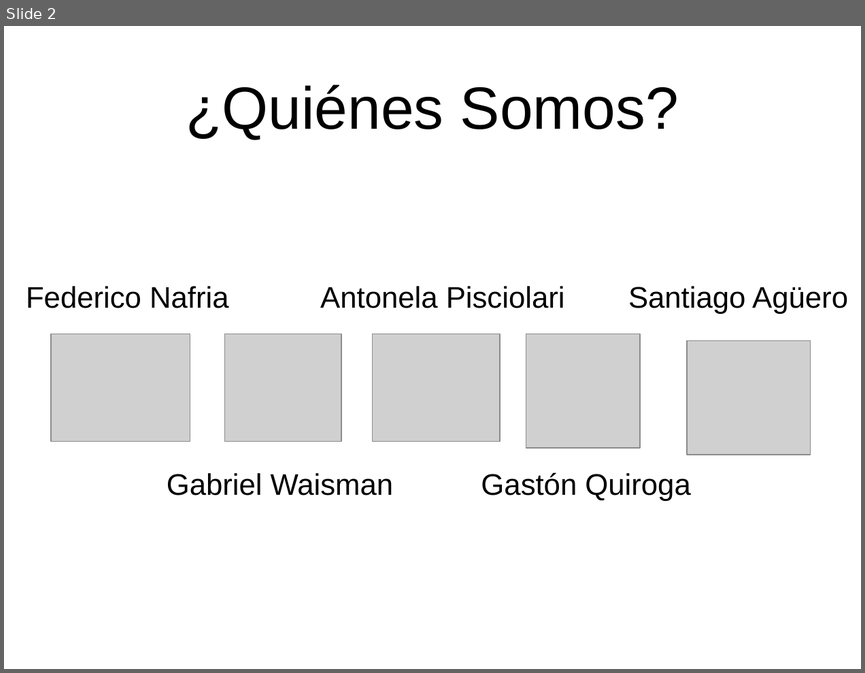
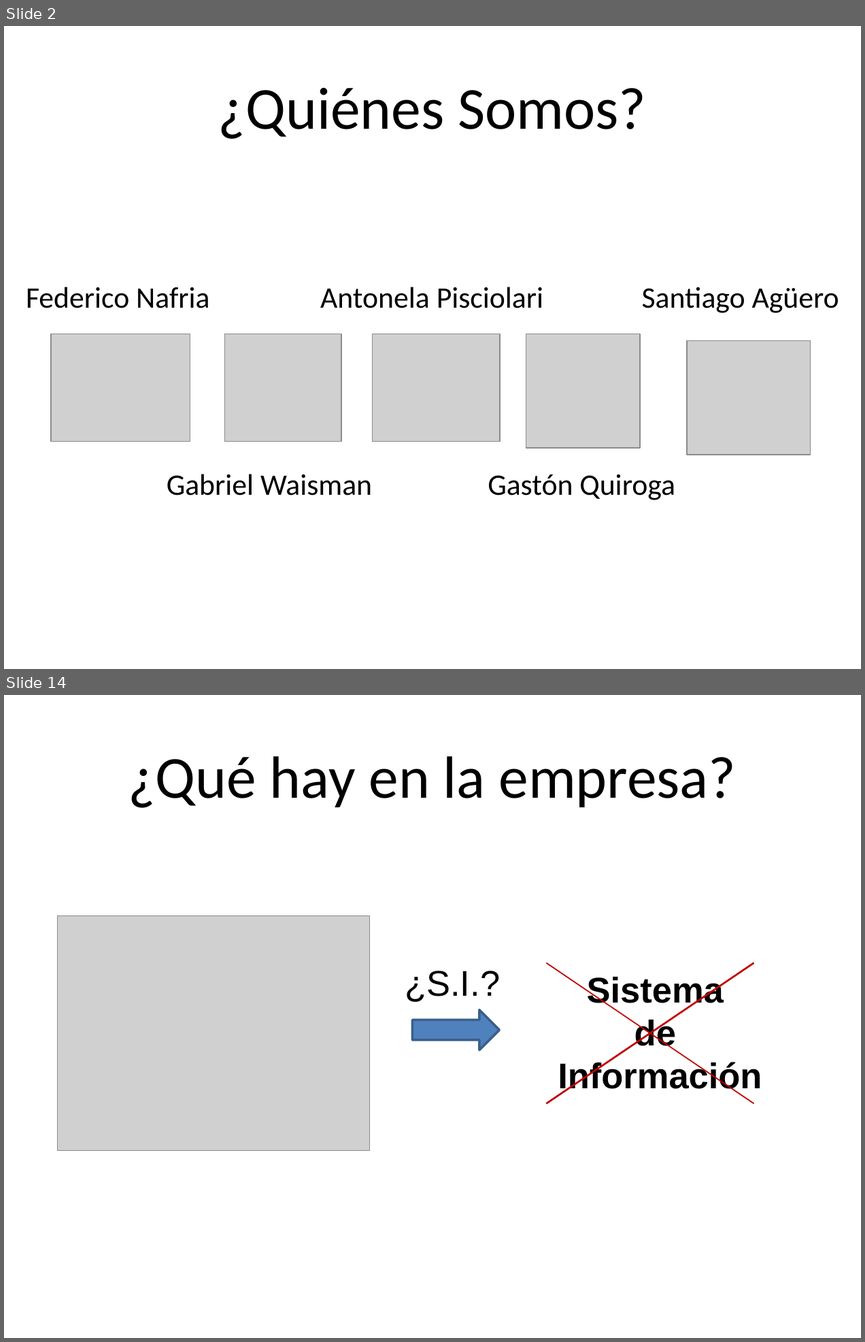
Before and after one commit to raulcareno/fruterio-kiwi-team, a slide deck: Presentaciones/Informe Preliminar.pptx. Shown one above the other, each under a label of ours: slide 2 before the commit, slides 2 and 14 after it; the slides between them are not shown. The pictures are 865x673 and 865x1342 pixels, drawn with LibreOffice and Linux fonts; fonts in the diff are those of the drawing; grey boxes stand for pictures; background and template pictures are left out. Boxes give left, top, right and bottom in pixels: in the first picture for what was removed or moved away, otherwise in the second. Text is boxed around its words. In the diff, an @@ line names an element or a change of style, - is before the commit and + after.

```diff
--- a/Presentaciones/Informe Preliminar.pptx
+++ b/Presentaciones/Informe Preliminar.pptx
@@ slide 14 added at (4, 695, 861, 1338), background picture (left out) @@
@@ title added at (128, 756, 736, 808), 50 pt, text #000000 @@
+¿Qué hay en la empresa?
@@ picture added at (57, 916, 369, 1150) @@
@@ text added at (405, 970, 500, 1002), 30 pt, text #000000 @@
+¿S.I.?
@@ line added from (547, 1104) to (753, 962), #C00000 1.5 pt @@
@@ line added from (547, 962) to (753, 1104), #C00000 1 pt @@
@@ text added at (558, 977, 762, 1096), 30 pt, text #000000, bold @@
+Sistema
+de
+Información
@@ right arrow added at (413, 1009, 500, 1050), fill #4F81BD, outline #3A5F8C 2 pt @@
@@ slide 2 changed as well @@
@@ font Arial to Calibri in 6 elements at (218, 88, 646, 139), (167, 473, 372, 495), (320, 286, 543, 308), (26, 286, 209, 308), (487, 474, 675, 500), (642, 286, 839, 313) @@
@@ text "Santiago Agüero": place and size @@
-text "Santiago Agüero" at (628, 286, 848, 314)
+text "Santiago Agüero" at (642, 286, 839, 313)
@@ text "Gastón Quiroga": place and size @@
-text "Gastón Quiroga" at (481, 472, 690, 501)
+text "Gastón Quiroga" at (487, 474, 675, 500)
```
Also in this commit, not shown: 23 other slides added, 5 slides removed.
